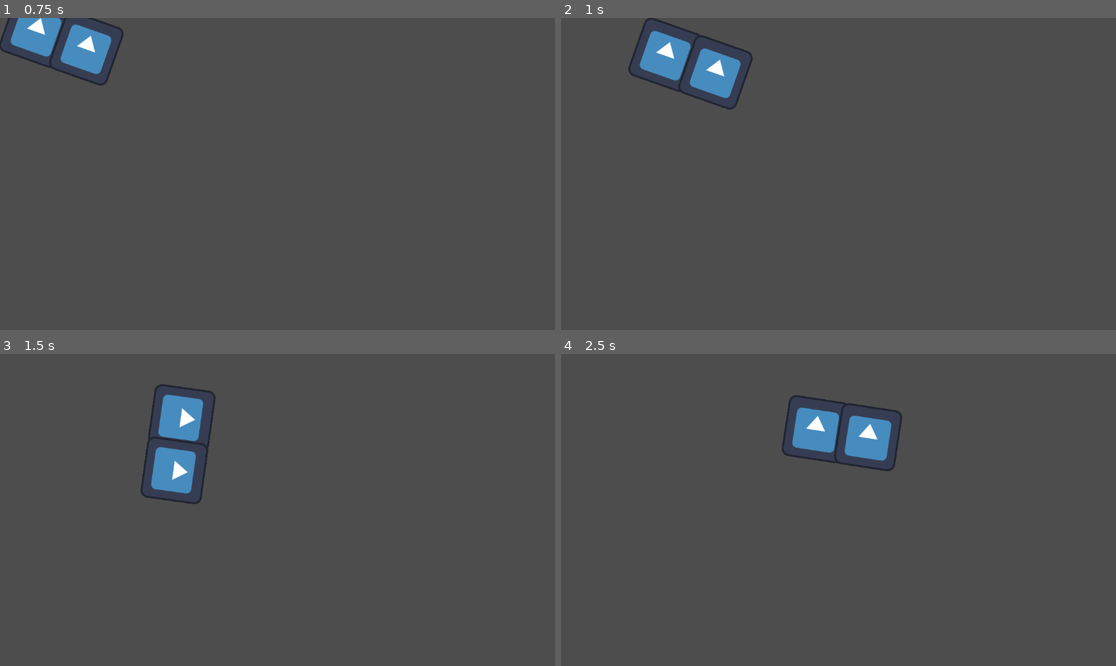
Above: before the commit, frames 1-4 (two rows, left to right).
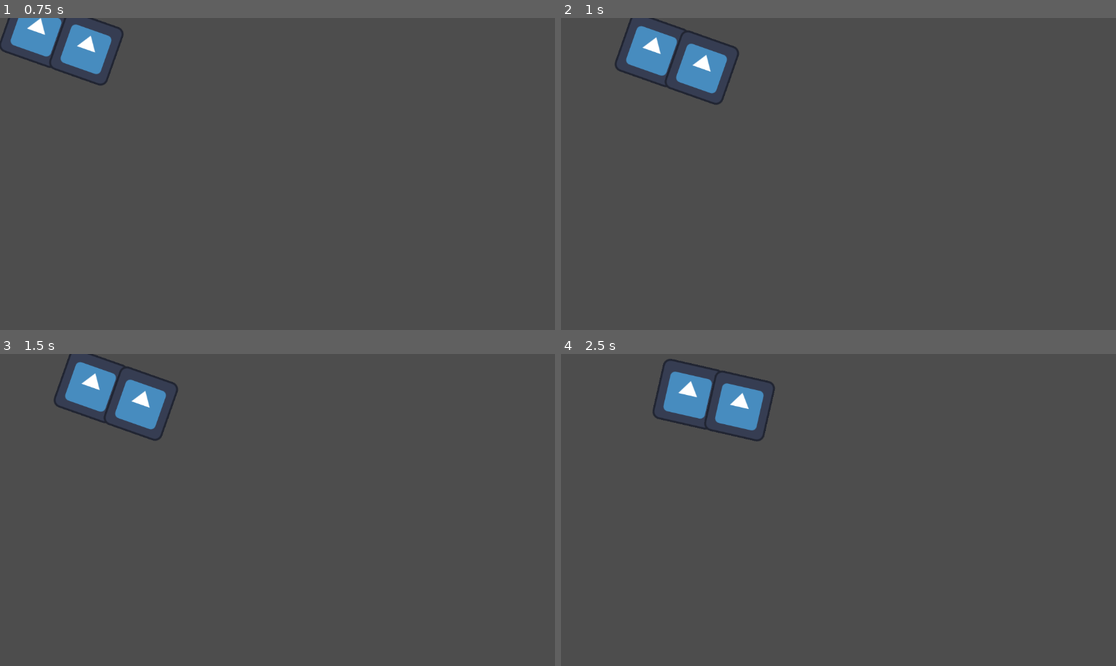
Above: after the commit, the same moments.

Repository: GavinWu42711/Campfire
Game: Godot game, scene res://Main.tscn
The game is run twice, just before and just after one commit, with the same random seed, the same clock (stepped at 60 frames per second) and the same inputs. The engine's default icon, where the game draws it, is replaced by a stand-in: a white triangle on a blue panel in a dark square.
Inputs (mouse positions are in pixels of both pictures, inside the frame that each line leads up to):
- Up to frame 1 (0.75 s): tap Enter at 0.5 s; move the mouse to (399, 158) at 0.52 s; click (399, 158) at 0.6 s
- Up to frame 2 (1 s): no input
- Up to frame 3 (1.5 s): move the mouse to (166, 525) at 1.27 s; click (166, 525) at 1.35 s
- Up to frame 4 (2.5 s): tap Space at 2 s; move the mouse to (894, 441) at 2.02 s; right-click (894, 441) at 2.1 s; click (894, 441) at 2.3 s

Frame 1 is identical in both runs. In frame 2, 1.8% of the frame differs, in the area x 9-35%, y 0-30%; in frame 3, 4.9%; in frame 4, 5.1%, in the area x 16-62%, y 1-38%.

Commit message:
fixed dash
dash works

Diff:
--- a/campfire/Scripts/player.gd
+++ b/campfire/Scripts/player.gd
@@ -11,7 +11,7 @@
 var is_dashing = false
 var distance_travelled = 0
 var dash_on_cd = false;
-var dash_cd = 0;
+var dash_cd = 5;
 var dash_range = 100;
 
 func _ready() -> void:
@@ -28,7 +28,8 @@
 		is_dashing = false
 		distance_travelled = 0
 
-	if position.distance_to(click_pos) > 3 && is_attacking == false && is_dashing == false:
+
+	if position.distance_to(click_pos) > 3 && is_dashing == false:
 		target_pos = (click_pos - position).normalized()
 		look_at(click_pos)
 		velocity = target_pos * ms
@@ -44,13 +45,13 @@
 		if distance_travelled < dash_range:
 			velocity = ms * 3 * (target_pos - position).normalized()
 			move_and_slide()
-			distance_travelled += (ms * delta * 1.5) / 2
+			distance_travelled += (ms * delta * 3) / 2
 		else:
-			await get_tree().create_timer(dash_cd).timeout
-			dash_on_cd = false
-	else:
-		await get_tree().create_timer(dash_cd).timeout
-		dash_on_cd = false
+			dash_start_cd()
+
+func dash_start_cd():
+	await get_tree().create_timer(dash_cd).timeout
+	dash_on_cd = false
 
 func dash():
 	if dash_on_cd == false:
